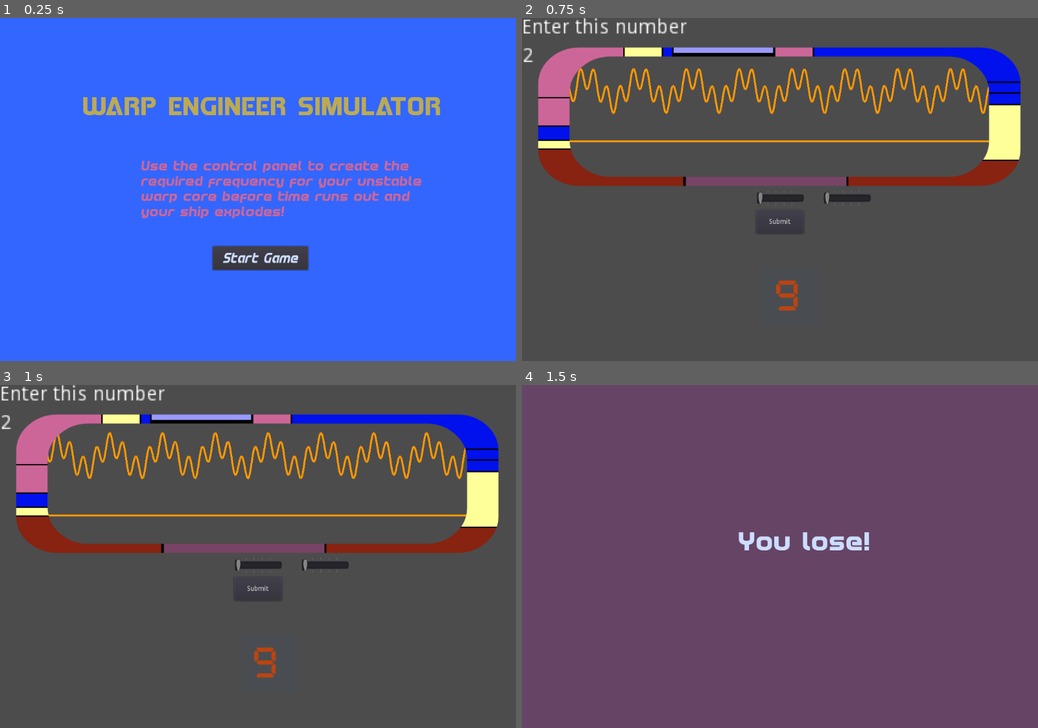
Above: before the commit, frames 1-4 (two rows, left to right).
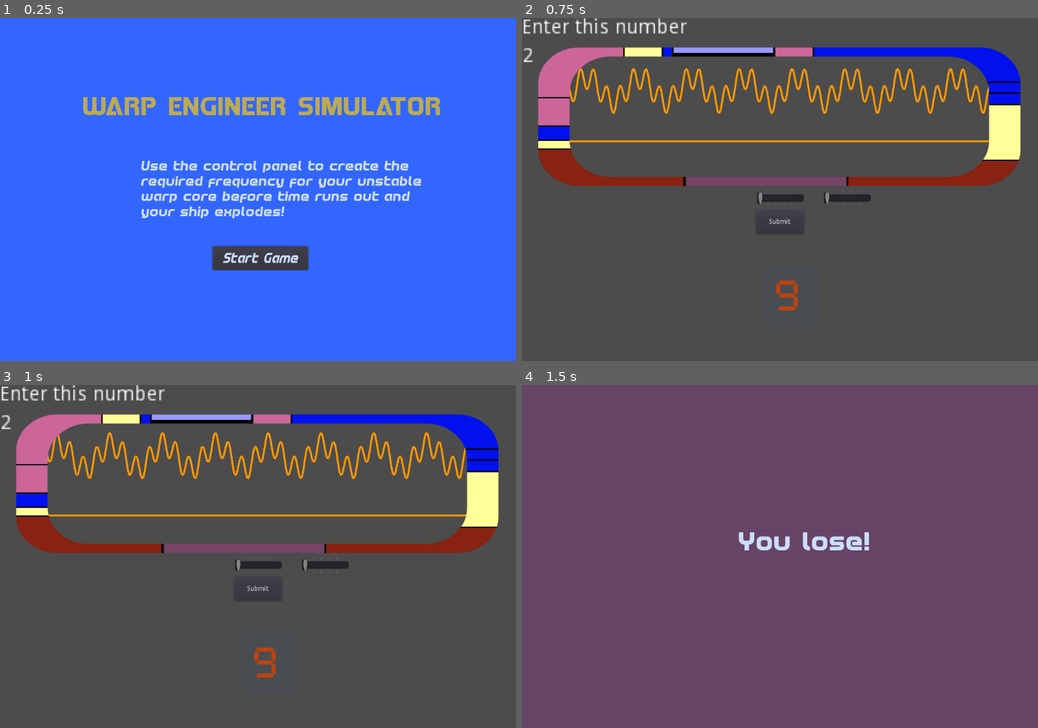
Above: after the commit, the same moments.

Repository: squiggle-at-squiggle/LDJam49
Game: Godot game, scene res://Scenes/Main.tscn
Same seed, same stepped clock (60 frames per second), same inputs: the game is played once before the commit and once after it.
Inputs:
- Up to frame 1 (0.25 s): no input
- Up to frame 2 (0.75 s): click "Start Game" at 0.5 s
- Up to frame 3 (1 s): no input
- Up to frame 4 (1.5 s): click "Submit" at 1.25 s

The runs differ from the first frame. In frame 1, 2.6% of the frame differs, in the area x 27-82%, y 41-59%; in frame 2, nothing differs; in frame 3, nothing differs; in frame 4, nothing differs.

Commit message:
Better color

Diff:
--- a/Scenes/StartScreen.tscn
+++ b/Scenes/StartScreen.tscn
@@ -78,7 +78,7 @@
 margin_right = 886.0
 margin_bottom = 437.0
 custom_fonts/font = SubResource( 3 )
-custom_colors/font_color = Color( 0.8, 0.4, 0.6, 1 )
+custom_colors/font_color = Color( 0.8, 0.866667, 1, 1 )
 text = "Use the control panel to create the required frequency for your unstable warp core before time runs out and your ship explodes!"
 autowrap = true
 
